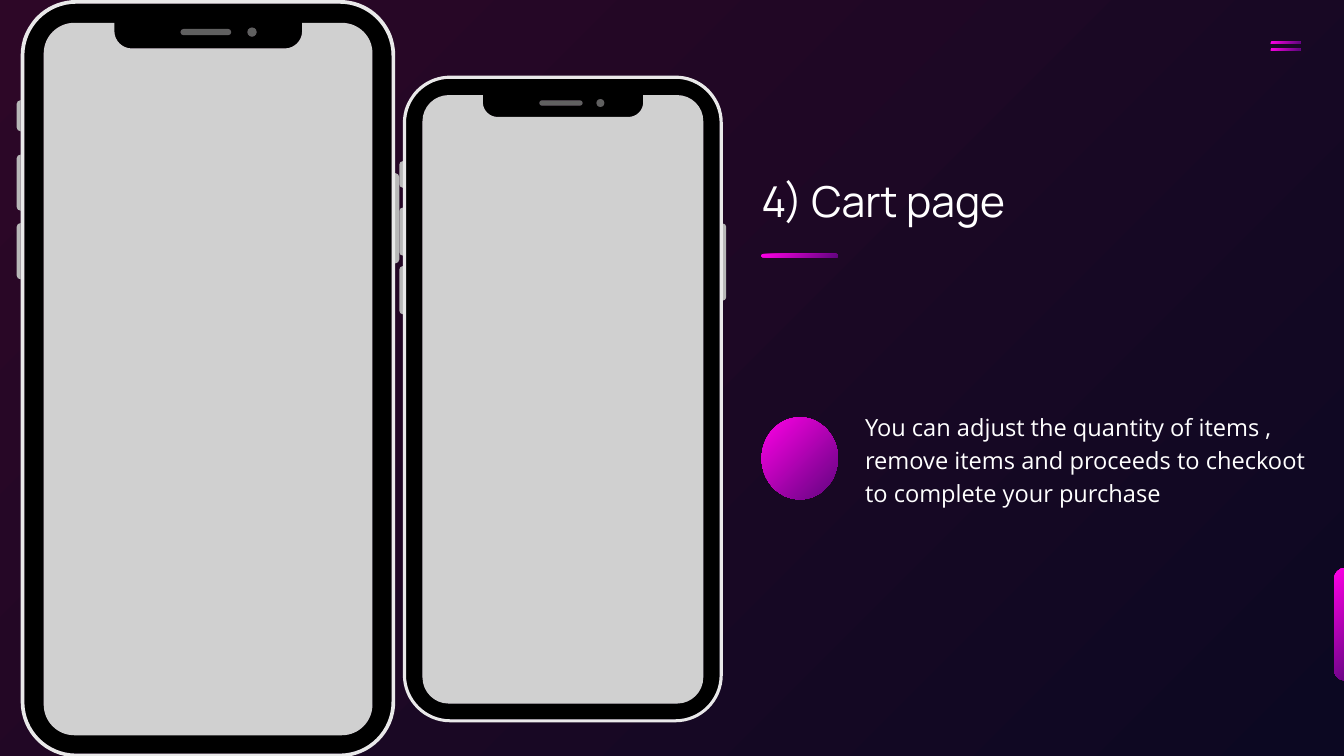
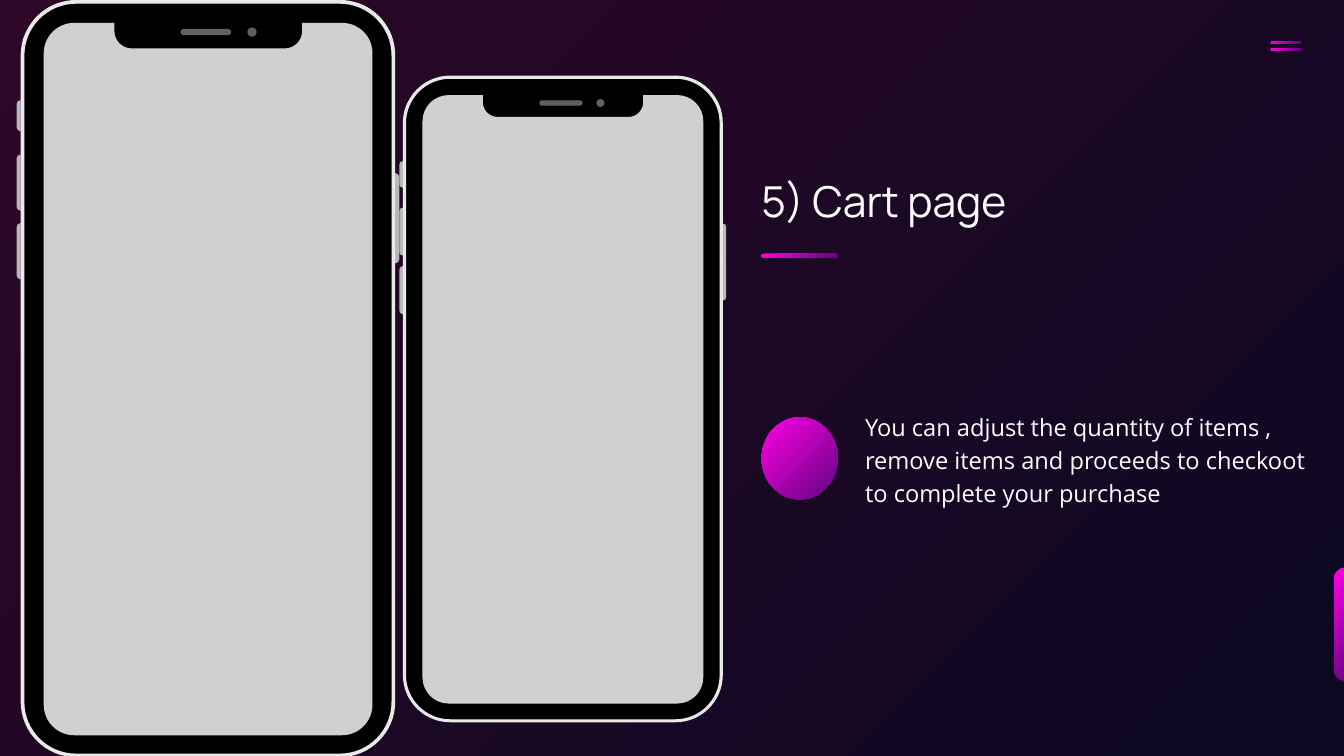
Before and after one commit to marinamalak/ITI-Flutter-Project, a slide deck: slide 6 of Mobile Application Presentation.pptx (slide 5 before the commit). Drawn at 1344x756 pixels with LibreOffice and Linux fonts; fonts in the diff are those of the drawing; grey boxes stand for pictures. Boxes give left, top, right and bottom in pixels: in the first picture for what was removed or moved away, otherwise in the second. Text is boxed around its words. In the diff, an @@ line names an element or a change of style, - is before the commit and + after.

```diff
--- a/Mobile Application Presentation.pptx
+++ b/Mobile Application Presentation.pptx
@@ text at (761, 180, 1006, 228): text changed @@
-4) Cart page
+5) Cart page
```
Also in this commit, not shown: 5 other slides changed, 1 slide added, 7 other files.
